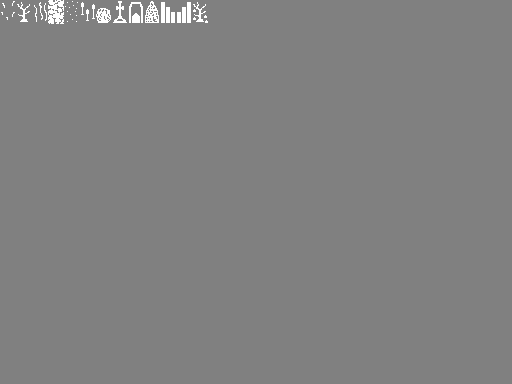
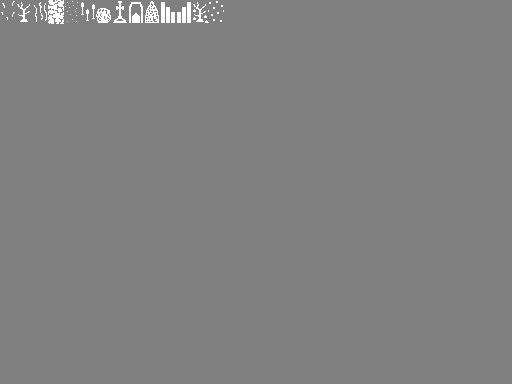
Layered file, before and after one edit (512 x 384). Changes by layer:
painted on "Background" over [208, 1, 224, 23]
